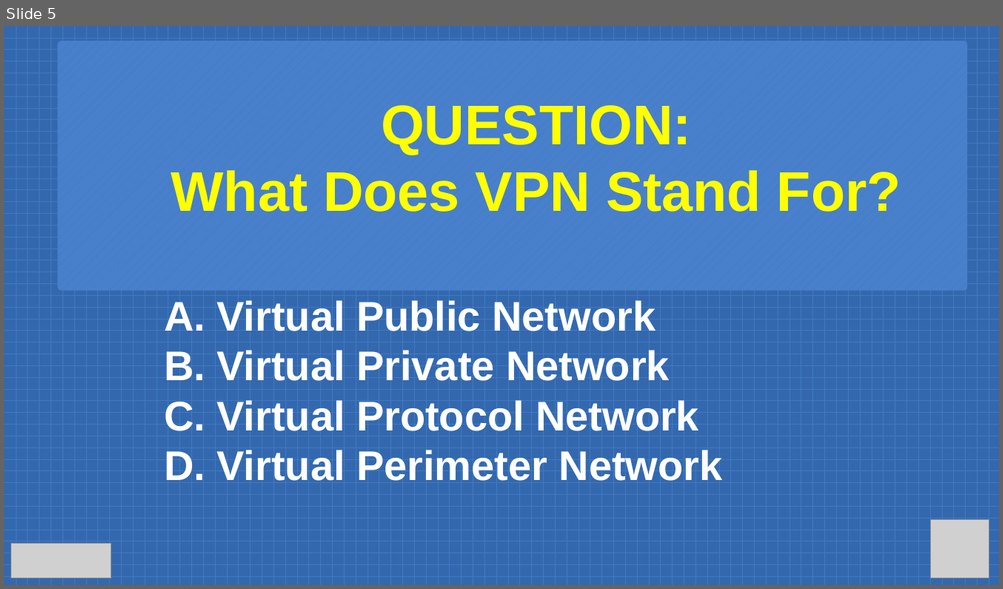
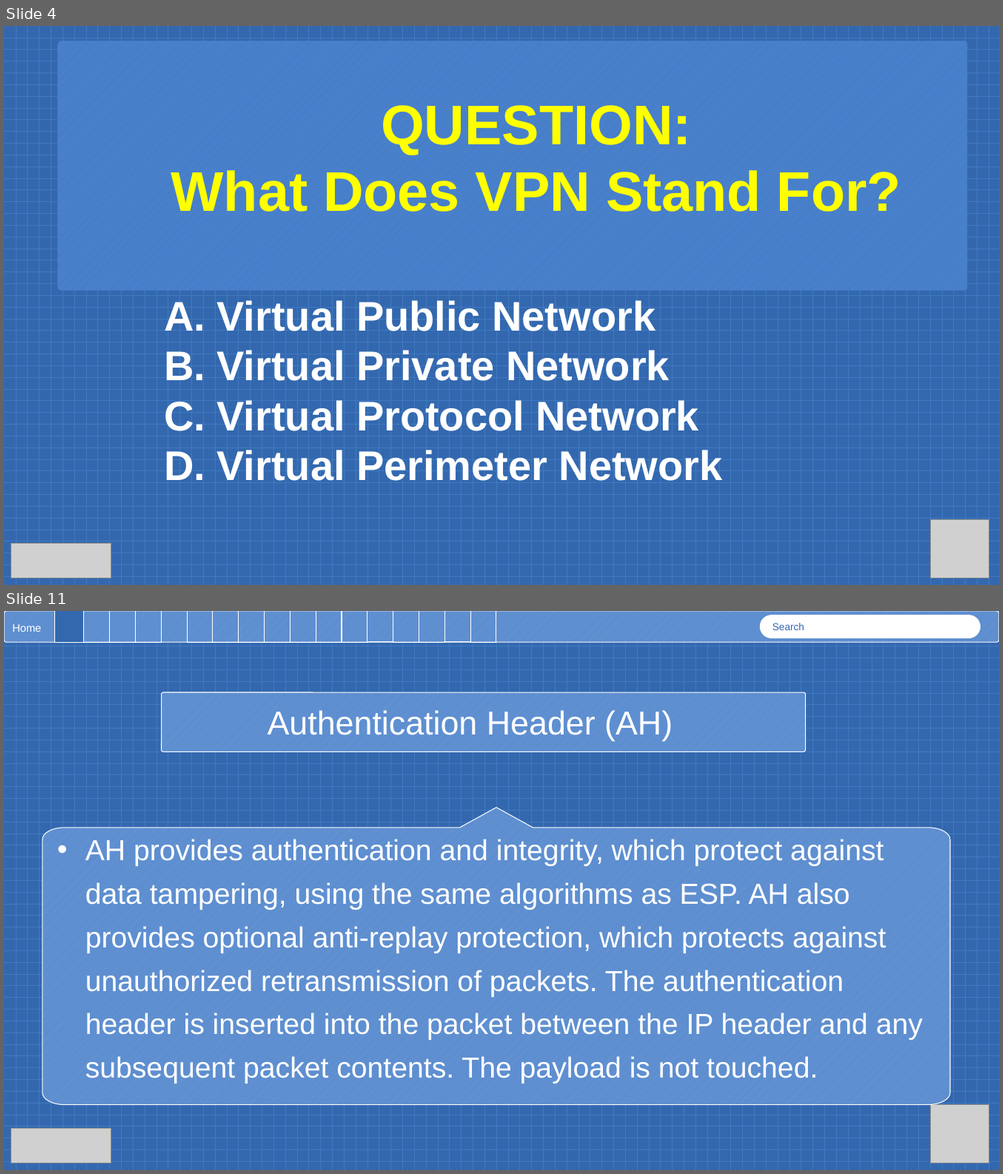
Before and after one commit to austinsonger/DataCommunicationsandNetworking-RobertMorrisUniversity, a slide deck: Virtual Private Networks.pptx. Shown one above the other, each under a label of ours: slide 5 before the commit, slides 4 and 11 after it; the slides between them are not shown. The pictures are 1003x589 and 1003x1174 pixels, drawn with LibreOffice and Linux fonts; fonts in the diff are those of the drawing; grey boxes stand for pictures. Boxes give left, top, right and bottom in pixels: in the first picture for what was removed or moved away, otherwise in the second. Text is boxed around its words. In the diff, an @@ line names an element or a change of style, - is before the commit and + after.

```diff
--- a/Virtual Private Networks.pptx
+++ b/Virtual Private Networks.pptx
@@ slide 11 added at <box>4,611,999,1170</box>, background pattern #407AC0 on #3368AF @@
@@ rounded rectangle added at <box>4,611,999,642</box>, fill pattern #437CC9 on #6493D2, outline #FFFFFF 0.75 pt @@
@@ text added at <box>12,624,41,632</box>, 10.5 pt, text #FFFFFF @@
+Home
@@ rectangle added at <box>55,611,84,642</box>, fill #3368AF, outline #FFFFFF 0.75 pt @@
@@ rectangle added at <box>84,611,110,642</box>, outline #FFFFFF 0.75 pt @@
@@ rectangle added at <box>110,611,136,642</box>, outline #FFFFFF 0.75 pt @@
@@ rectangle added at <box>135,611,162,642</box>, outline #FFFFFF 0.75 pt @@
@@ rectangle added at <box>187,611,213,642</box>, outline #FFFFFF 0.75 pt @@
@@ rectangle added at <box>213,611,239,642</box>, outline #FFFFFF 0.75 pt @@
@@ rectangle added at <box>239,611,264,642</box>, outline #FFFFFF 0.75 pt @@
@@ rectangle added at <box>264,611,290,642</box>, outline #FFFFFF 0.75 pt @@
@@ rectangle added at <box>290,611,316,642</box>, outline #FFFFFF 0.75 pt @@
@@ rectangle added at <box>316,611,342,642</box>, outline #FFFFFF 0.75 pt @@
@@ rectangle added at <box>341,611,367,642</box>, outline #FFFFFF 0.75 pt @@
@@ rectangle added at <box>367,611,393,642</box>, outline #FFFFFF 0.75 pt @@
@@ rectangle added at <box>393,611,420,642</box>, outline #FFFFFF 0.75 pt @@
@@ rectangle added at <box>419,611,445,642</box>, outline #FFFFFF 0.75 pt @@
@@ rectangle added at <box>445,611,471,642</box>, outline #FFFFFF 0.75 pt @@
@@ rectangle added at <box>470,611,496,642</box>, outline #FFFFFF 0.75 pt @@
@@ rounded rectangle added at <box>760,615,980,638</box>, fill #FFFFFF, outline #FFFFFF 0.75 pt, 9.8 pt, text #3368AF @@
+Search
@@ rounded rectangle added at <box>162,692,805,752</box>, fill pattern #437CC9 on #6493D2, outline #FFFFFF 0.75 pt, 32 pt, text #FFFFFF @@
+Authentication Header (AH)
@@ freeform shape added at <box>42,808,949,1105</box>, fill pattern #437CC9 on #6493D2, outline #FFFFFF 0.75 pt, 28 pt, text #FFFFFF @@
+• AH provides authentication and integrity, which protect against data tampering, using the same algorithms as ESP. AH also provides optional anti-replay protection, which protects against unauthorized retransmission of packets. The authentication header is inserted into the packet between the IP header and any subsequent packet contents. The payload is not touched.
@@ picture added at <box>930,1105,989,1164</box> @@
@@ picture added at <box>11,1129,111,1164</box> @@
@@ what was slide 5 is now slide 4 @@
```
Also in this commit, not shown: 4 slides changed, 8 other slides added, 12 slides removed.
